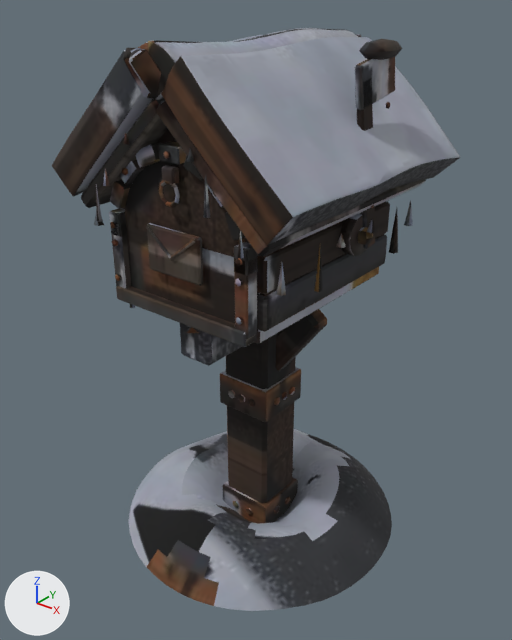
The glTF model apps/web/public/w4w-assets/q/k/mailbox.glb, before and after one commit.
The view is the same before and after, from a 50 mm camera at (1.45, -1.84, 2.01) aimed at (0.0, -0.02, 0.89). Lighting does not change. The marker at lower left points along +X, +Y and +Z. The picture after the commit comes second. Where no turn or scale is listed for an object, it has been applied to the vertices. Vertices at exactly the same position are counted once.

In view in the first picture: 'model'.
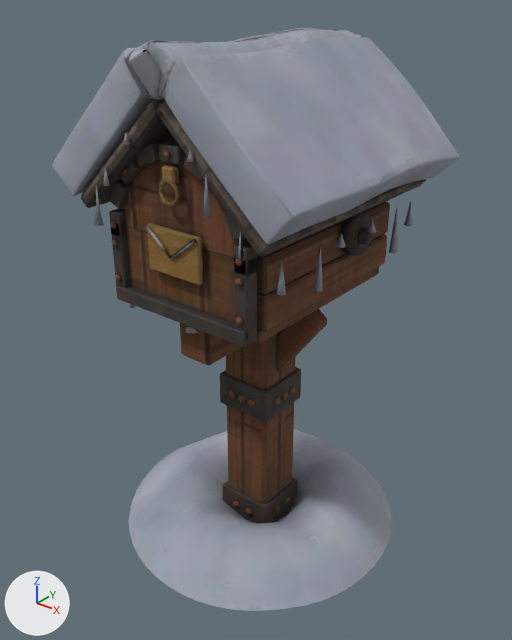
Boxes [x1, y1, x2, y2] around the edits, measured in the pictures (512 x 640 px; the box of a moved part takes in the faces that stretch with it):
part 1 of me_beam, deleted
    before: [359, 39, 403, 60]
part 2 of me_beam, deleted
    before: [354, 57, 395, 110]
part 3 of me_beam, deleted
    before: [357, 78, 375, 249]
part 4 of me_beam, moved or reshaped
    before: [123, 48, 161, 91]
    after: [123, 48, 161, 98]
part 5 of me_beam, moved or reshaped (mostly hidden afterwards)
    before: [216, 512, 232, 529]
    after: [213, 479, 227, 487]
part 6 of me_beam, surface changed (lighter)
    both: [52, 28, 460, 611]

Patch to the scene script:
```diff
--- a/apps/web/public/w4w-assets/q/k/mailbox.glb.py
+++ b/apps/web/public/w4w-assets/q/k/mailbox.glb.py
@@ me_beam @@
 # used by ob_model
-me_beam.from_pydata(...)  # 3817 vertices, 7079 faces; spans x -0.54..0.54, y -0.56..0.56, z -0.93..0.93
+me_beam.from_pydata(...)  # 3752 vertices, 6969 faces; spans x -0.54..0.54, y -0.56..0.56, z -0.93..0.93
+# me_beam part 1: the loose piece of 26 vertices spanning x 0.3..0.4, y 0.02..0.21, z 0.86..0.92 is deleted
+# me_beam part 2: the loose piece of 24 vertices spanning x 0.34..0.36, y -0.01..0.2, z 0.73..0.89 is deleted
+# me_beam part 3: the loose piece of 24 vertices spanning x 0.34..0.36, y 0.0..0.15, z 0.28..0.83 is deleted
+# me_beam part 4: 5 vertices moved within x -0.01..0.04, y -0.53..-0.45, z 0.82..0.92; 5 vertices removed from x -0.01..0.01, y -0.55..-0.53, z 0.89..0.91; 15 vertices added at x -0.11..0.04, y -0.52..-0.45, z 0.79..0.92
+# me_beam part 5: 1 vertex removed from x 0.03, y -0.27, z -0.78; 1 vertex added at x -0.15, y -0.04, z -0.87
+# me_beam part 6: 6160 kept faces spanning x -0.54..0.54, y -0.56..0.56, z -0.93..0.93 get new texture (UV) coordinates
+# other edits to the shape of me_beam do not show in these pictures
 me_beam.materials.append(mat_body)
```
